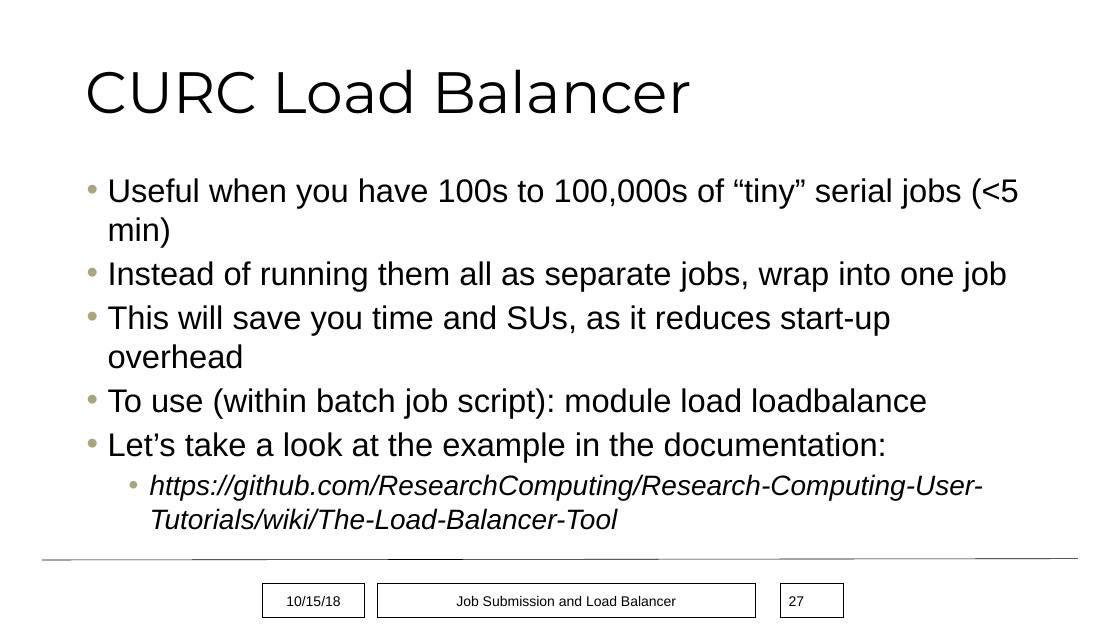
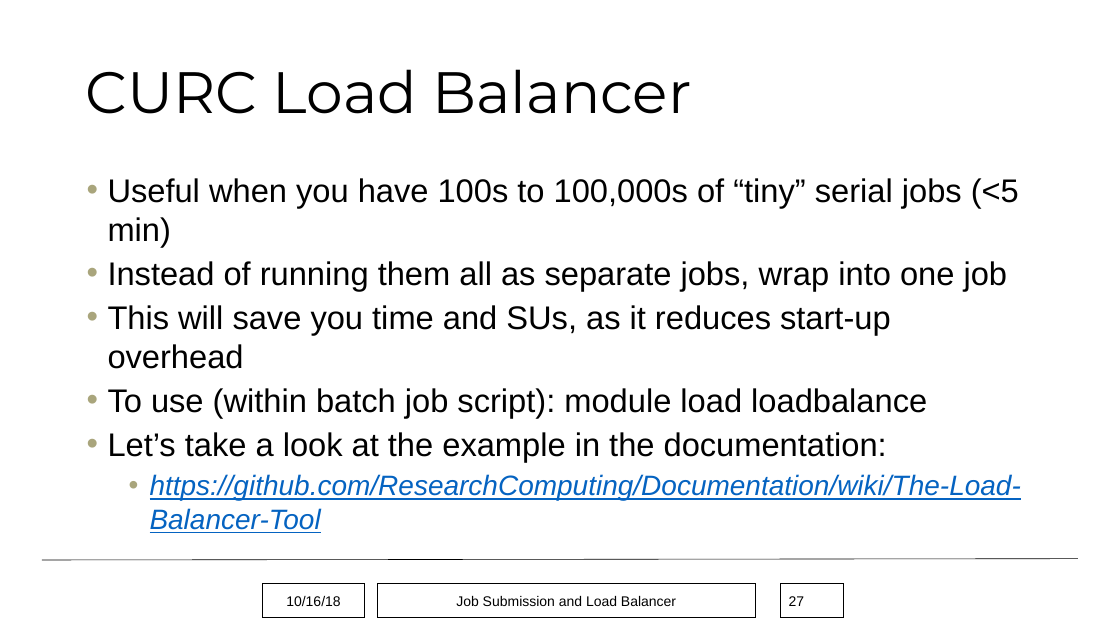
Before and after one commit to monaghaa/HPC_Short_Course_Fall_2018, a slide deck: slide 27 of Job_Submission/hpc_job_submission_Fall2018.pptx. Drawn at 1120x630 pixels with LibreOffice and Linux fonts; fonts in the diff are those of the drawing; background and template pictures are left out. Boxes give left, top, right and bottom in pixels: in the first picture for what was removed or moved away, otherwise in the second. Text is boxed around its words. In the diff, an @@ line names an element or a change of style, - is before the commit and + after.

Commit message:
Updated PPT for typos

```diff
--- a/Job_Submission/hpc_job_submission_Fall2018.pptx
+++ b/Job_Submission/hpc_job_submission_Fall2018.pptx
@@ text at (150, 474, 1021, 533): text changed; text colour #000000 to #0563C1 @@
-  • https://github.com/ResearchComputing/Research-Computing-User-Tutorials/wiki/The-Load-Balancer-Tool
+  • https://github.com/ResearchComputing/Documentation/wiki/The-Load-Balancer-Tool
@@ text in rectangle at (286, 596, 340, 606): text changed @@
-10/15/18
+10/16/18
```
Also in this commit, not shown: 26 other slides changed.
